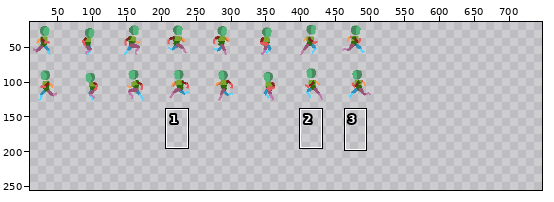
Two states of a sprite sheet, resources/player_sprite_sheet.png. Above: a wide view before the commit, with the close-up outlined.
Close-up. Earlier state:
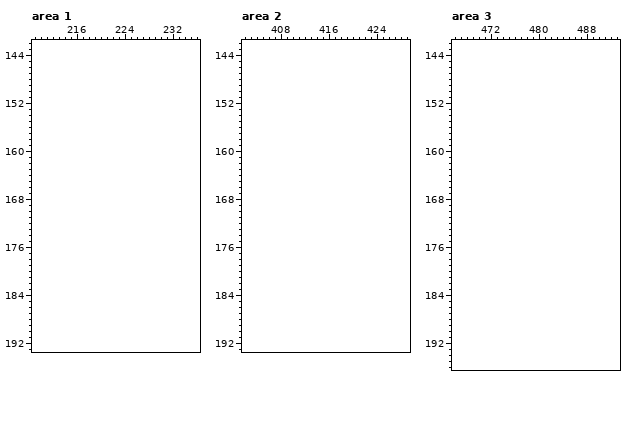
The file is 512x128 pixels. Shown: area 1: x 209..236, y 142..193; area 2: x 402..429, y 142..193; area 3: x 466..493, y 142..196. The old version is drawn lined up with the new one, on the new canvas. The wide view leaves out empty margins. The commit also changed other parts of the picture, which this record leaves out.
Palette (. is transparent): 
The result:
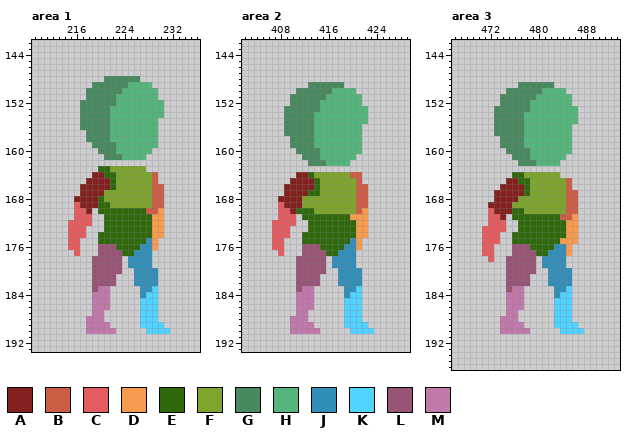
Colours new in this view: A #82211d  B #cd5e46  C #e45c5f  D #f99b4e  E #2f690c  F #7da42d  G #498960  H #55b67d  J #318eb8  K #52d2ff  L #975475  M #c178aa
What changed:
canvas 512x128 -> 768x256
Area 1:
y 148: x 221..226 ...... -> GGGGGG
y 149: x 219..228 .......... -> GGGGGGHHHH
y 150: x 218..229 ............ -> GGGGGGHHHHHH
y 151: x 218..229 ............ -> GGGGGHHHHHHH
y 152: x 217..230 .............. -> GGGGGGHHHHHHHH
y 153..154: x 217..230 .............. -> GGGGGHHHHHHHHH
y 155..156: x 217..229 ............. -> GGGGGHHHHHHHH
y 157..158: x 218..229 ............ -> GGGGHHHHHHHH
y 159: x 219..229 ........... -> GGGGHHHHHHH
y 160: x 220..228 ......... -> GGGHHHHHH
y 161: x 221..227 ....... -> GGGHHHH
y 163: x 220..227 ........ -> EEFFFFFF
y 164: x 219..229 ........... -> AAEEFFFFFFB
y 165: x 218..229 ............ -> AAAAEFFFFFFB
y 166: x 217..230 .............. -> AAAAAEFFFFFFBB
y 167: x 217..230 .............. -> AAAAFFFFFFFFBB
y 168: x 216..230 ............... -> AAAAEFFFFFFFFBB
y 169: x 216..230 ............... -> CAAAEEFFFFFFFBB
y 170: x 216..218 ... -> CCA; x 220..230 ........... -> EEEEEEEEBBD
y 171: x 216..218 ... -> CCC; x 221..230 .......... -> EEEEEEEEDD
y 172: x 215..218 .... -> CCCC; x 221..230 .......... -> EEEEEEEEDD
y 173: x 215..217 ... -> CCC; x 221..230 .......... -> EEEEEEEEDD
y 174: x 215..217 ... -> CCC; x 220..230 ........... -> EEEEEEEEEDD
y 175: x 215..216 .. -> CC; x 220..229 .......... -> EEEEEEEEJD
y 176: x 215..216 .. -> CC; x 220..229 .......... -> LLLEEEEJJD
y 177: x 216 . -> C; x 220..228 ......... -> LLLLEEJJJ
y 178..179: x 219..223 ..... -> LLLLL; x 225..228 .... -> JJJJ
y 180: x 219..223 ..... -> LLLLL; x 226..229 .... -> JJJJ
y 181..182: x 219..222 .... -> LLLL; x 226..229 .... -> JJJJ
y 183: x 219..221 ... -> LMM; x 227..229 ... -> JJK
y 184: x 219..221 ... -> MMM; x 227..229 ... -> JKK
y 185..186: x 219..221 ... -> MMM; x 227..229 ... -> KKK
y 187: x 219..220 .. -> MM; x 227..229 ... -> KKK
y 188: x 218..220 ... -> MMM; x 227..229 ... -> KKK
y 189: x 218..221 .... -> MMMM; x 227..230 .... -> KKKK
y 190: x 218..222 ..... -> MMMMM; x 228..231 .... -> KKKK
Area 2:
y 149: x 413..418 ...... -> GGGGGG
y 150: x 411..420 .......... -> GGGGGGHHHH
y 151: x 410..421 ............ -> GGGGGGHHHHHH
y 152: x 410..421 ............ -> GGGGGHHHHHHH
y 153: x 409..422 .............. -> GGGGGGHHHHHHHH
y 154..155: x 409..422 .............. -> GGGGGHHHHHHHHH
y 156..157: x 409..421 ............. -> GGGGGHHHHHHHH
y 158..159: x 410..421 ............ -> GGGGHHHHHHHH
y 160: x 411..421 ........... -> GGGGHHHHHHH
y 161: x 412..420 ......... -> GGGHHHHHH
y 162: x 413..419 ....... -> GGGHHHH
y 164: x 411..421 ........... -> AAEFFFFFFBB
y 165: x 410..421 ............ -> AAAAEFFFFFFB
y 166: x 409..422 .............. -> AAAAAEFFFFFFBB
y 167: x 409..422 .............. -> AAAAEEFFFFFFBB
y 168: x 408..422 ............... -> AAAAFFFFFFFFFBB
y 169: x 408..422 ............... -> CAAAFFFFFFFFFBB
y 170: x 408..422 ............... -> CCAEEEFFFFFFFBD
y 171: x 408..410 ... -> CCC; x 412..422 ........... -> EEEEEEEEDDD
y 172: x 407..410 .... -> CCCC; x 413..422 .......... -> EEEEEEEEDD
y 173: x 407..409 ... -> CCC; x 413..422 .......... -> EEEEEEEEDD
y 174: x 407..409 ... -> CCC; x 412..422 ........... -> EEEEEEEEEDD
y 175: x 407..408 .. -> CC; x 412..421 .......... -> EEEEEEEEJD
y 176: x 407..408 .. -> CC; x 412..421 .......... -> LLLEEEEJJD
y 177: x 408 . -> C; x 412..420 ......... -> LLLLEEJJJ
y 178..179: x 411..415 ..... -> LLLLL; x 417..420 .... -> JJJJ
y 180: x 411..415 ..... -> LLLLL; x 418..421 .... -> JJJJ
y 181..182: x 411..414 .... -> LLLL; x 418..421 .... -> JJJJ
y 183: x 411..413 ... -> LMM; x 419..421 ... -> JJK
y 184: x 411..413 ... -> MMM; x 419..421 ... -> JKK
y 185..186: x 411..413 ... -> MMM; x 419..421 ... -> KKK
y 187: x 411..412 .. -> MM; x 419..421 ... -> KKK
y 188: x 410..412 ... -> MMM; x 419..421 ... -> KKK
y 189: x 410..413 .... -> MMMM; x 419..422 .... -> KKKK
y 190: x 410..414 ..... -> MMMMM; x 420..423 .... -> KKKK
Area 3:
y 149: x 477..482 ...... -> GGGGGG
y 150: x 475..484 .......... -> GGGGGGHHHH
y 151: x 474..485 ............ -> GGGGGGHHHHHH
y 152: x 474..485 ............ -> GGGGGHHHHHHH
y 153: x 473..486 .............. -> GGGGGGHHHHHHHH
y 154..155: x 473..486 .............. -> GGGGGHHHHHHHHH
y 156..157: x 473..485 ............. -> GGGGGHHHHHHHH
y 158..159: x 474..485 ............ -> GGGGHHHHHHHH
y 160: x 475..485 ........... -> GGGGHHHHHHH
y 161: x 476..484 ......... -> GGGHHHHHH
y 162: x 477..483 ....... -> GGGHHHH
y 164: x 476..483 ........ -> EEFFFFFF
y 165: x 475..485 ........... -> AAEEFFFFFFB
y 166: x 474..485 ............ -> AAAAEFFFFFFB
y 167: x 473..486 .............. -> AAAAAEFFFFFFBB
y 168: x 473..486 .............. -> AAAAFFFFFFFFBB
y 169: x 472..486 ............... -> AAAAFFFFFFFFFBB
y 170: x 472..486 ............... -> CAAAEEFFFFFFFBB
y 171: x 472..474 ... -> CCA; x 476..486 ........... -> EEEEEEEEBBD
y 172: x 472..474 ... -> CCC; x 477..486 .......... -> EEEEEEEEDD
y 173: x 471..474 .... -> CCCC; x 477..486 .......... -> EEEEEEEEDD
y 174: x 471..473 ... -> CCC; x 476..486 ........... -> EEEEEEEEEDD
y 175: x 471..473 ... -> CCC; x 476..486 ........... -> EEEEEEEEDDD
y 176: x 471..472 .. -> CC; x 476..485 .......... -> LLLEEEEJJD
y 177: x 471..472 .. -> CC; x 476..485 .......... -> LLLLEEJJJD
y 178: x 472 . -> C; x 475..479 ..... -> LLLLL; x 481..484 .... -> JJJJ
y 179: x 475..479 ..... -> LLLLL; x 481..484 .... -> JJJJ
y 180: x 475..479 ..... -> LLLLL; x 482..485 .... -> JJJJ
y 181..182: x 475..478 .... -> LLLL; x 482..485 .... -> JJJJ
y 183: x 475..477 ... -> LMM; x 483..485 ... -> JJK
y 184: x 475..477 ... -> MMM; x 483..485 ... -> JKK
y 185..186: x 475..477 ... -> MMM; x 483..485 ... -> KKK
y 187: x 475..476 .. -> MM; x 483..485 ... -> KKK
y 188: x 474..476 ... -> MMM; x 483..485 ... -> KKK
y 189: x 474..477 .... -> MMMM; x 483..486 .... -> KKKK
y 190: x 474..478 ..... -> MMMMM; x 484..487 .... -> KKKK
